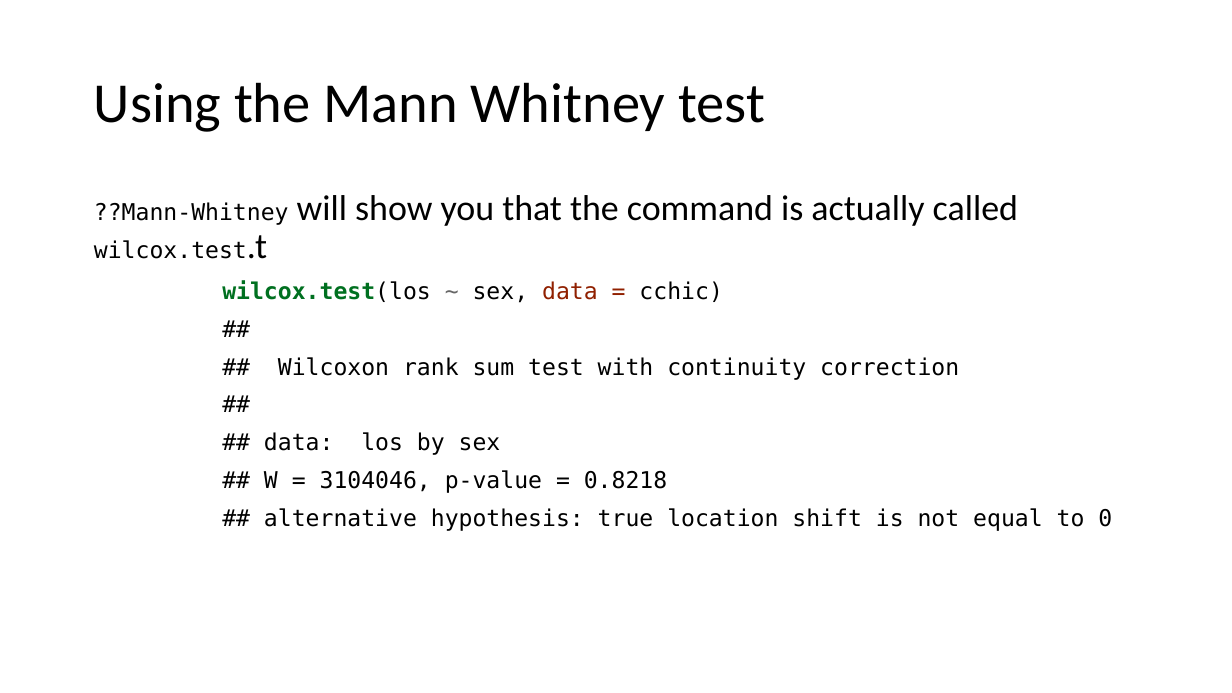
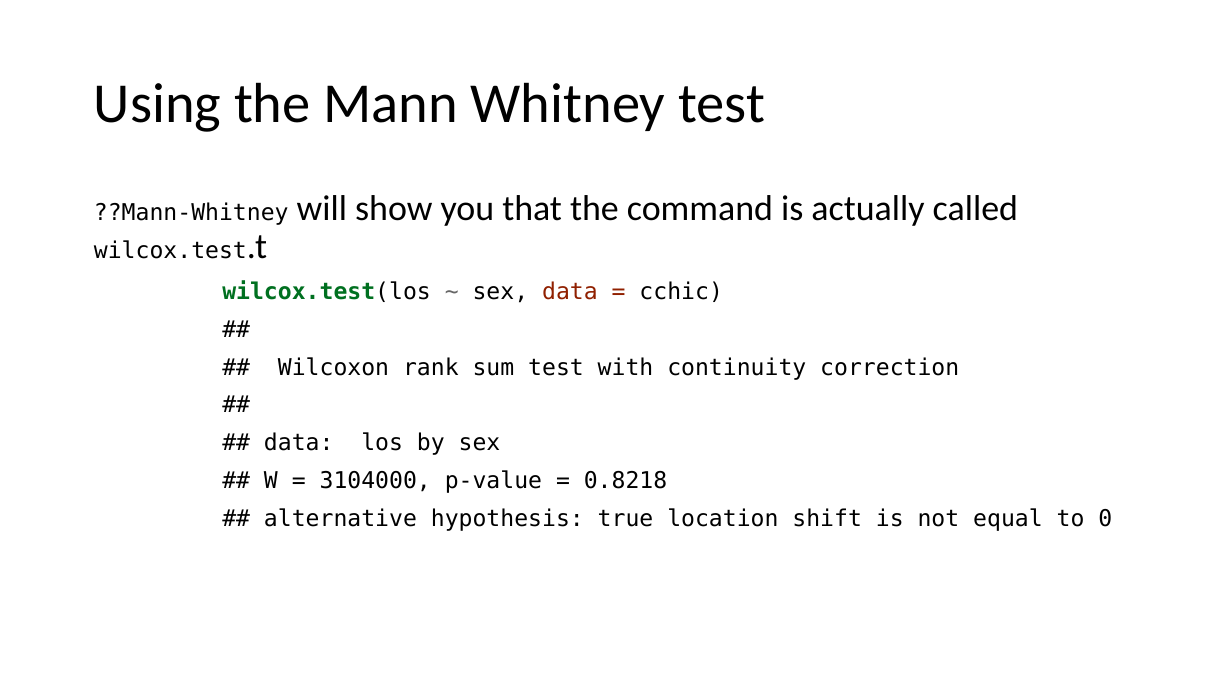
Before and after one commit to ClinicianCoders/ClinicianCoders, a slide deck: slide 38 of Workshops/Workshop6.pptx (slide 41 before the commit). Drawn at 1232x693 pixels with LibreOffice and Linux fonts; fonts in the diff are those of the drawing. Boxes give left, top, right and bottom in pixels: in the first picture for what was removed or moved away, otherwise in the second. Text is boxed around its words. In the diff, an @@ line names an element or a change of style, - is before the commit and + after.

```diff
--- a/Workshops/Workshop6.pptx
+++ b/Workshops/Workshop6.pptx
@@ text at [264,357,1112,531]: text changed @@
-##
-## Wilcoxon rank sum test with continuity correction
-##
-## data: los by sex
-## W = 3104046, p-value = 0.8218
-## alternative hypothesis: true location shift is not equal to 0
+##
+## Wilcoxon rank sum test with continuity correction
+##
+## data: los by sex
+## W = 3104000, p-value = 0.8218
+## alternative hypothesis: true location shift is not equal to 0
```
Also in this commit, not shown: 9 other slides changed, 3 slides removed, 7 other files.
